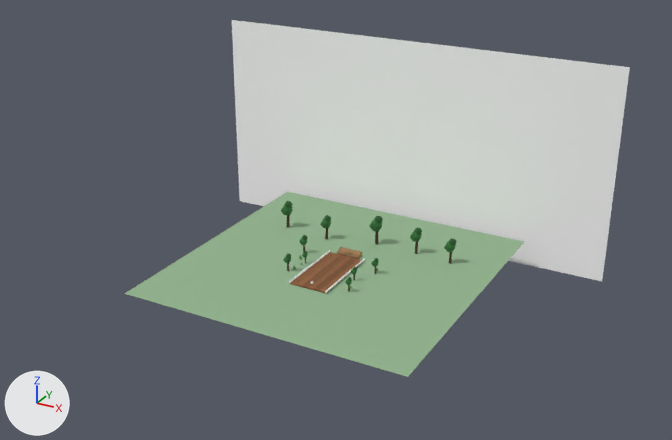
What one commit did to the glTF model outputs/bubbles.glb.
Rendered twice from a 50 mm lens placed at (123.5, -219.5, 127.2), pointed at (0.7, 3.7, 15.6). Every picture has the same lights, and +X, +Y and +Z are marked at lower left. The older version comes first. Where no turn or scale is listed for an object, it has been applied to the vertices.

Names of what the first picture shows: 'Canopy Sky', 'Moss Ground', 'Table' and 11 more.
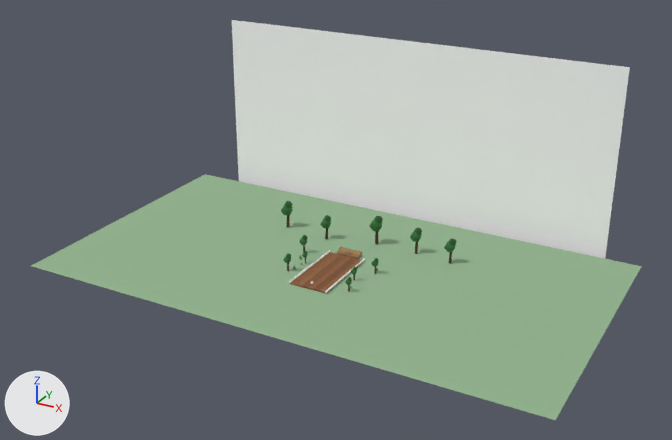
Boxes (x1, y1, x2, y2) around the edits, measured in the pictures (672 x 440 px):
'Moss Ground', rescaled (53% wider, 33% taller): before (124, 192, 524, 377); after (31, 174, 642, 420)

The change in detail:
Object 'Moss Ground' (ob_moss_ground) is rescaled from (1.0, 1.0, 1.0) to (1.82, 1.0, 1.0).
